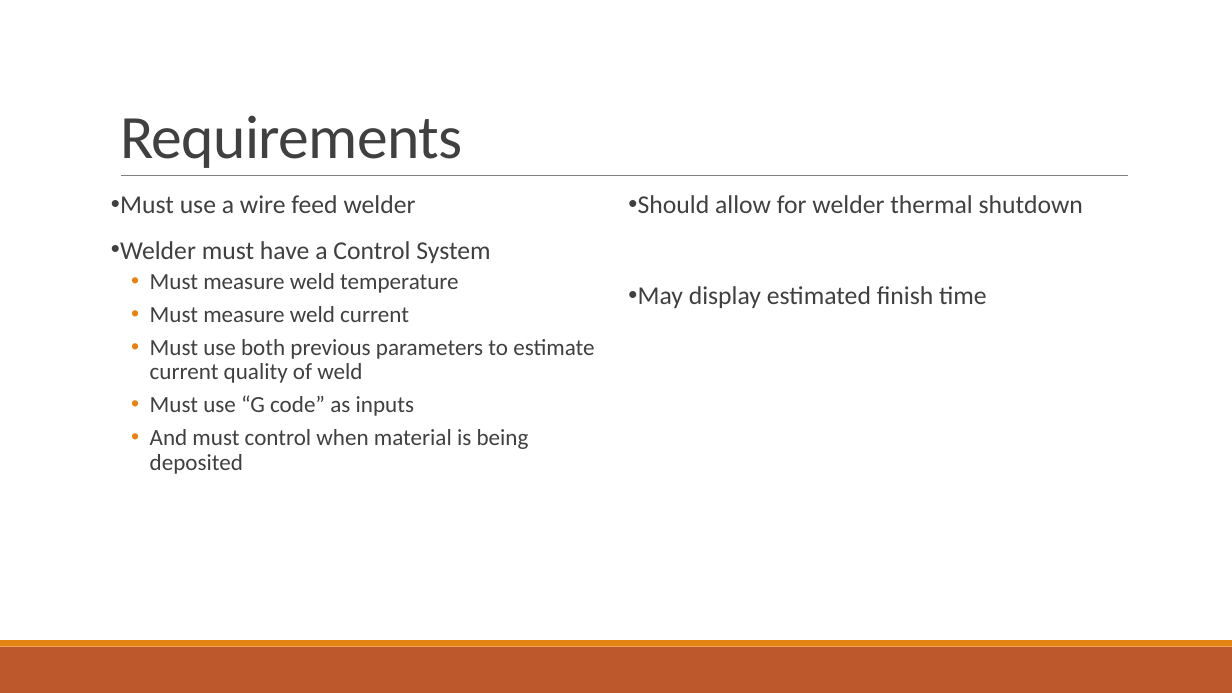
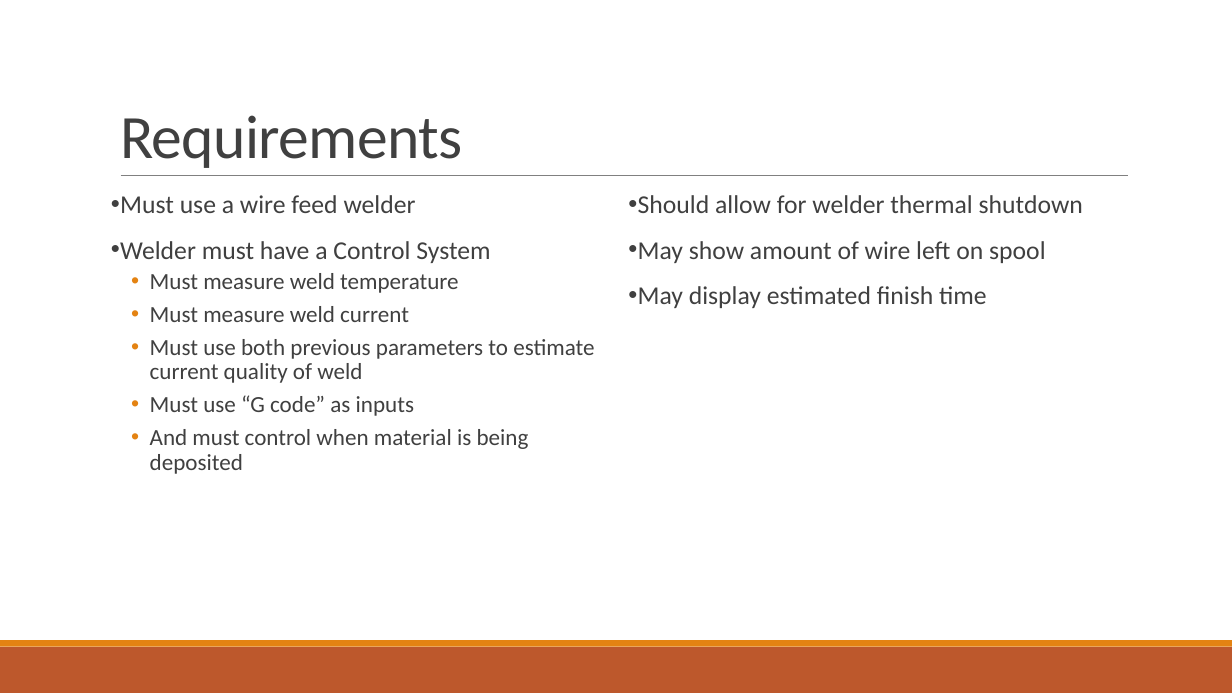
Before and after one commit to brandendriver/Capstone2015, a slide deck: slide 4 of Documentation/Proposal/3D Metal Printing Presentation.pptx. Drawn at 1232x693 pixels with LibreOffice and Linux fonts; fonts in the diff are those of the drawing. Boxes give left, top, right and bottom in pixels: in the first picture for what was removed or moved away, otherwise in the second. Text is boxed around its words. In the diff, an @@ line names an element or a change of style, - is before the commit and + after.

Commit message:
Updated presentation

```diff
--- a/Documentation/Proposal/3D Metal Printing Presentation.pptx
+++ b/Documentation/Proposal/3D Metal Printing Presentation.pptx
@@ text at (638, 241, 1046, 263): paragraph added @@
+• May show amount of wire left on spool
```
Also in this commit, not shown: 1 other slide changed.
